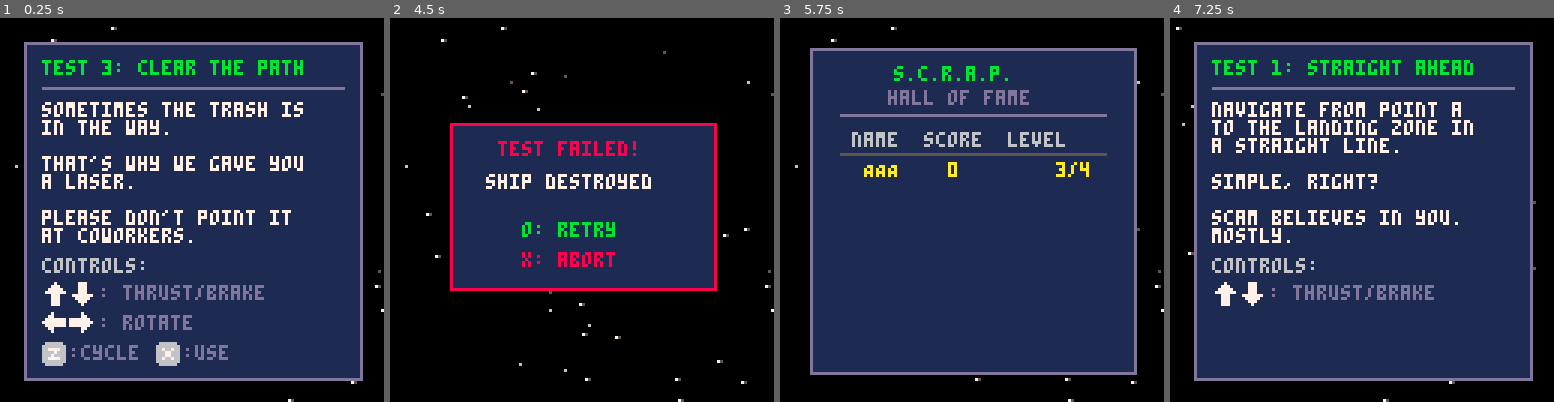
Above: before the commit, frames 1-4 (left to right).
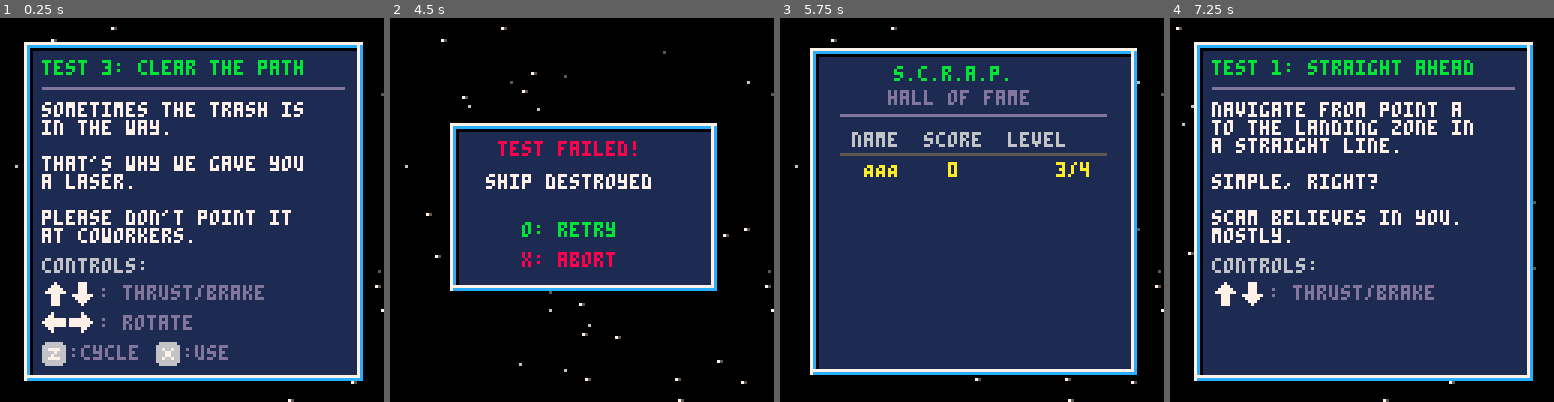
Above: after the commit, the same moments.

Repository: Dhebug/S.C.R.A.P.
Game: PICO-8 cartridge scrap.p8
Same seed, same stepped clock (60 frames per second), same inputs: the game is played once before the commit and once after it.
Inputs:
- Up to frame 1 (0.25 s): no input
- Up to frame 2 (4.5 s): tap O (Z key) at 0.33, 0.7, 1.43, 2.22, 3.1, 3.98 s; tap X (X key) at 1.07, 2.07, 2.4, 2.73, 3.07, 3.4, 3.73, 4.07, 4.4 s; hold Left 1.97-2.37 s; hold Down 2.42-2.82 s; hold Right 2.87-3.53 s; hold Up 3.58-4.08 s; hold Right from 4.13 s (still down)
- Up to frame 3 (5.75 s): release Right at 4.53 s; hold Down 4.58-5.08 s; tap X (X key) every 0.33 s from 4.73 to 5.73 s; tap O (Z key) at 4.87 s; hold Left from 5.13 s (still down)
- Up to frame 4 (7.25 s): tap O (Z key) at 5.75, 6.63 s; release Left at 5.8 s; hold Up 5.85-6.18 s; tap X (X key) every 0.33 s from 6.07 to 7.07 s; hold Left 6.23-6.63 s; hold Down 6.68-7.08 s; hold Right from 7.13 s (still down)

The runs differ from the first frame. In frame 1, 6.7% of the frame differs, in the area x 6-95%, y 6-95%; in frame 2, 4.3%; in frame 3, 6.5%; in frame 4, 6.7%.

Commit message:
Made the panels look line shiny chrome

Diff:
--- a/scrap.p8
+++ b/scrap.p8
@@ -568,6 +568,29 @@
 }
 
 -------------------------------
+-- chrome panel
+-------------------------------
+function draw_panel(x0,y0,x1,y1)
+ -- top-left outer: white
+ line(x0,y0,x1,y0,7)
+ line(x0,y0,x0,y1,7)
+ -- bottom-right outer: light blue
+ line(x0+1,y1,x1,y1,12)
+ line(x1,y0+1,x1,y1,12)
+ -- top-left middle: light blue
+ line(x0+1,y0+1,x1-1,y0+1,12)
+ line(x0+1,y0+1,x0+1,y1-1,12)
+ -- bottom-right middle: white
+ line(x0+1,y1-1,x1-1,y1-1,7)
+ line(x1-1,y0+1,x1-1,y1-1,7)
+ -- inner: black on top-left
+ line(x0+2,y0+2,x1-2,y0+2,0)
+ line(x0+2,y0+2,x0+2,y1-2,0)
+ -- fill interior
+ rectfill(x0+3,y0+3,x1-2,y1-2,1)
+end
+
+-------------------------------
 -- hud
 -------------------------------
 function draw_hud()
@@ -881,8 +904,7 @@
 function draw_brief()
  local lv=levels[lvl]
 
- rect(8,8,120,120,13)
- rectfill(9,9,119,119,1)
+ draw_panel(8,8,120,120)
 
  print("test "..lvl..": "..lv.title,14,14,11)
  print("",14,26)
@@ -1013,8 +1035,7 @@
  draw_ship()
  draw_particles()
 
- rectfill(20,40,108,80,1)
- rect(20,40,108,80,11)
+ draw_panel(20,40,108,80)
 
  print("test passed!",36,46,11)
  print("score: +"..score,38,56,7)
@@ -1045,8 +1066,7 @@
  draw_obstacles()
  draw_particles()
 
- rectfill(20,35,108,90,1)
- rect(20,35,108,90,8)
+ draw_panel(20,35,108,90)
 
  print("test failed!",36,41,8)
 
@@ -1090,8 +1110,7 @@
 end
 
 function draw_namein()
- rectfill(15,30,113,95,1)
- rect(15,30,113,95,13)
+ draw_panel(15,30,113,95)
 
  print("certification",34,36,lvl>=max_lvl and 11 or 8)
  if lvl>=max_lvl then
@@ -1126,8 +1145,7 @@
 end
 
 function draw_scores()
- rect(10,10,118,118,13)
- rectfill(11,11,117,117,1)
+ draw_panel(10,10,118,118)
 
  print("s.c.r.a.p.",38,16,11)
  print("hall of fame",36,24,13)
